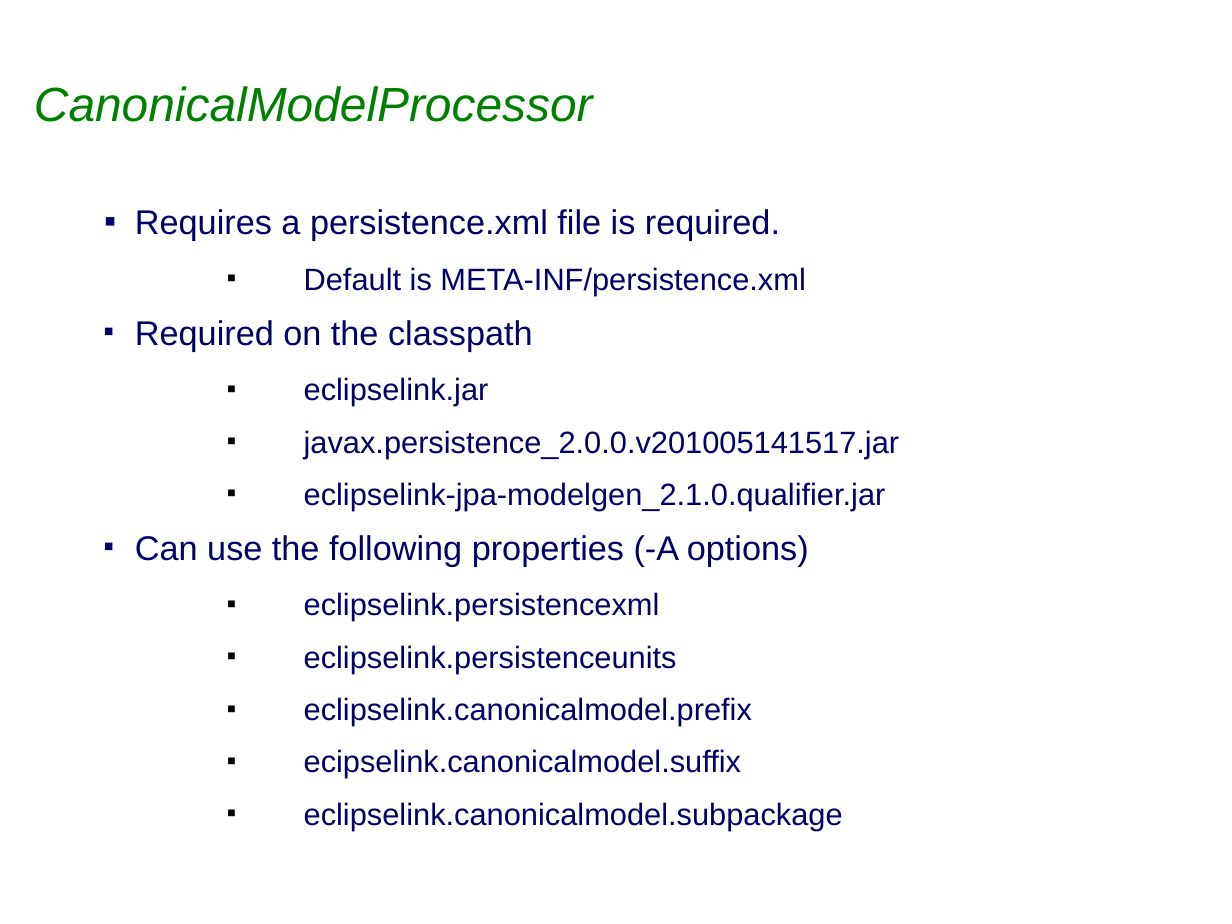
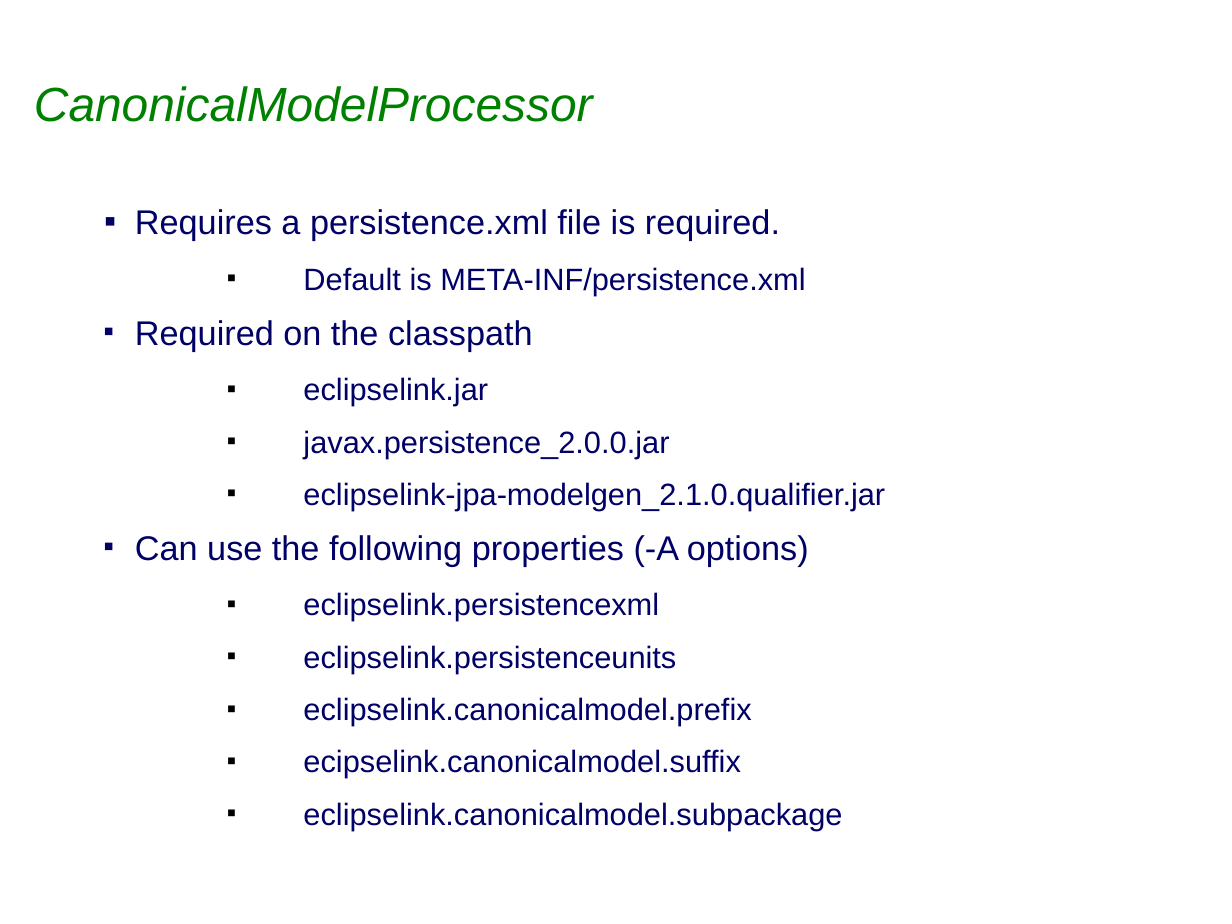
Before and after one commit to sabineheider/incubator, a slide deck: slide 6 of summit-2010/CanonicalModelGen.ppt. Drawn at 1232x924 pixels with LibreOffice and Linux fonts; fonts in the diff are those of the drawing; background and template pictures are left out. Boxes give left, top, right and bottom in pixels: in the first picture for what was removed or moved away, otherwise in the second. Text is boxed around its words. In the diff, an @@ line names an element or a change of style, - is before the commit and + after.

```diff
--- a/summit-2010/CanonicalModelGen.ppt
+++ b/summit-2010/CanonicalModelGen.ppt
@@ text at bbox=[303, 430, 669, 458]: text changed @@
-  ■ javax.persistence_2.0.0.v201005141517.jar
+  ■ javax.persistence_2.0.0.jar
```
